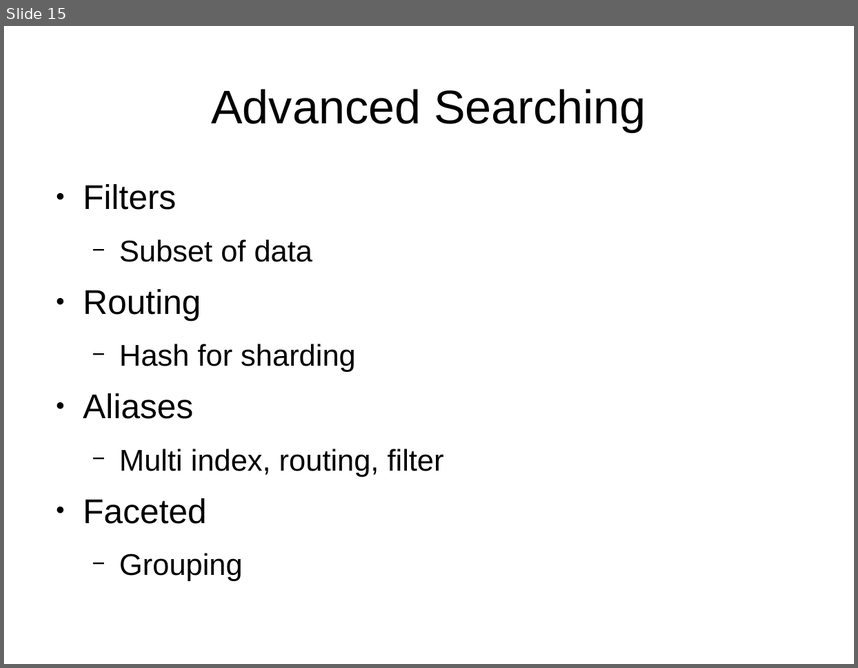
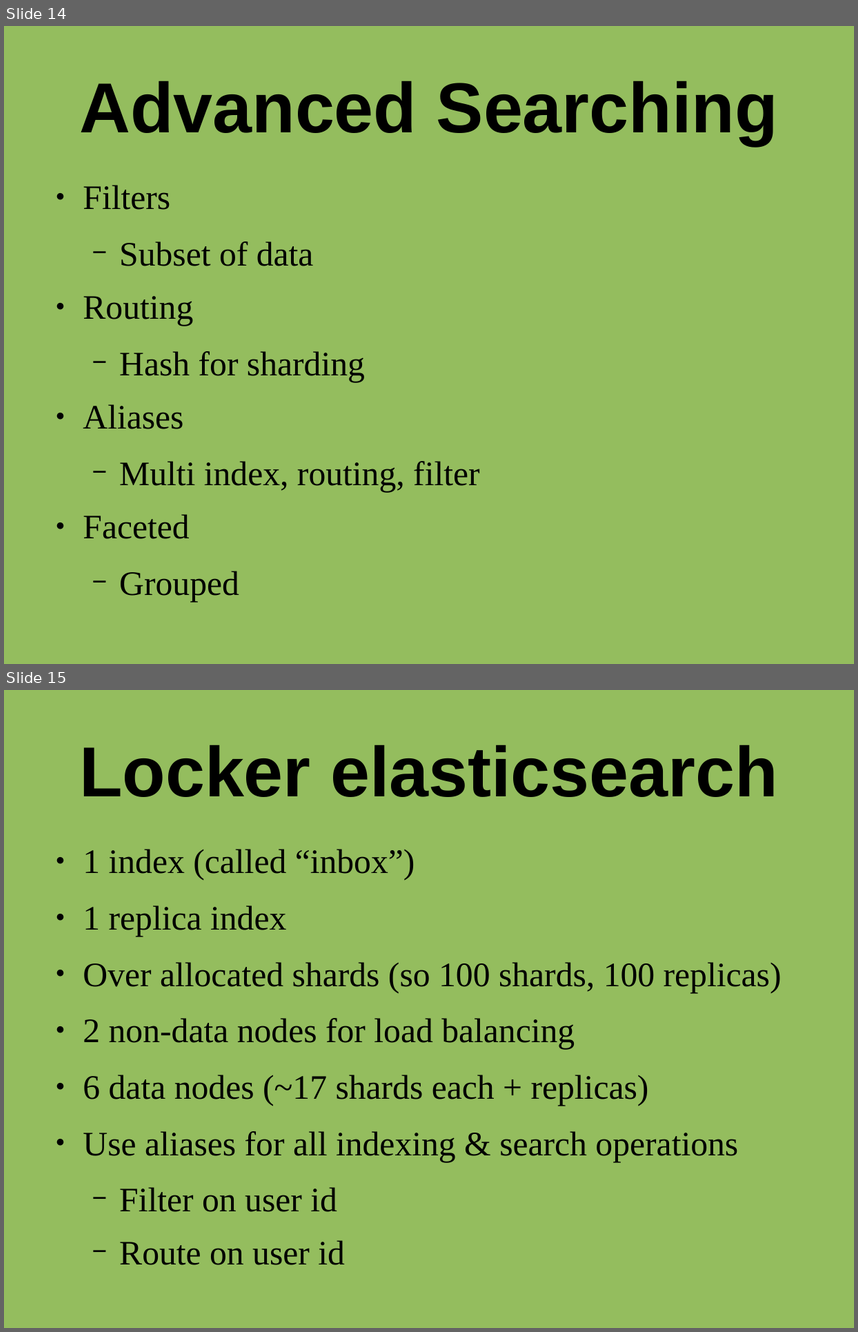
Before and after one commit to james1ewis/ElasticsearchForDBAs, a slide deck: Elasticsearch.odp. Shown one above the other, each under a label of ours: slide 15 before the commit, slides 14 and 15 after it. The pictures are 858x668 and 858x1332 pixels, drawn with LibreOffice and Linux fonts; fonts in the diff are those of the drawing. Boxes give left, top, right and bottom in pixels: in the first picture for what was removed or moved away, otherwise in the second. Text is boxed around its words. In the diff, an @@ line names an element or a change of style, - is before the commit and + after.

Commit message:
changed colour, added image, changed fonts

```diff
--- a/Elasticsearch.odp
+++ b/Elasticsearch.odp
@@ slide 15 added at <box>4,690,854,1328</box>, background #94BD5E @@
@@ title added at <box>79,745,778,797</box>, 66 pt, text #000000, bold @@
+Locker elasticsearch
@@ text added at <box>83,849,782,1265</box>, 32 pt, text #000000 @@
+● 1 index (called “inbox”)
+● 1 replica index
+● Over allocated shards (so 100 shards, 100 replicas)
+● 2 non-data nodes for load balancing
+● 6 data nodes (~17 shards each + replicas)
+● Use aliases for all indexing & search operations
+  − Filter on user id
+  − Route on user id
@@ what was slide 15 is now slide 14 @@
@@ slide 14 changed as well @@
@@ background #FFFFFF to #94BD5E @@
@@ title "Advanced Searching" at <box>79,81,778,145</box>: size 44 to 66 pt, bold on @@
@@ text at <box>83,185,479,539</box>: font Arial to Times New Roman; size 28 to 32 pt in "Subset of data", "Hash for sharding", "Multi index, routing, filter" @@
@@ text at <box>119,570,239,601</box>: text changed; size 28 to 32 pt; font Arial to Times New Roman @@
-  − Grouping
+  − Grouped
```
Also in this commit, not shown: 14 other slides changed, 1 slide removed.
